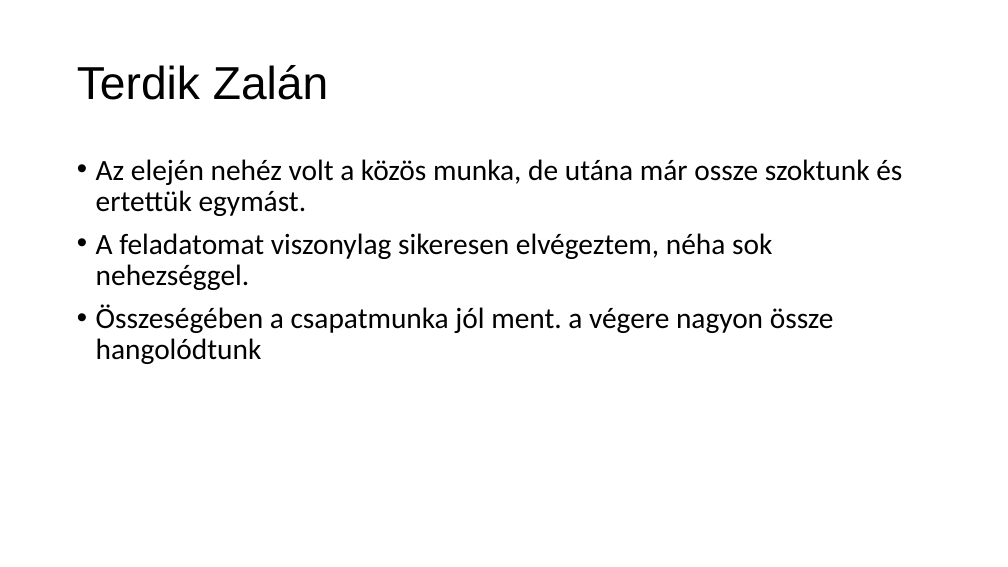
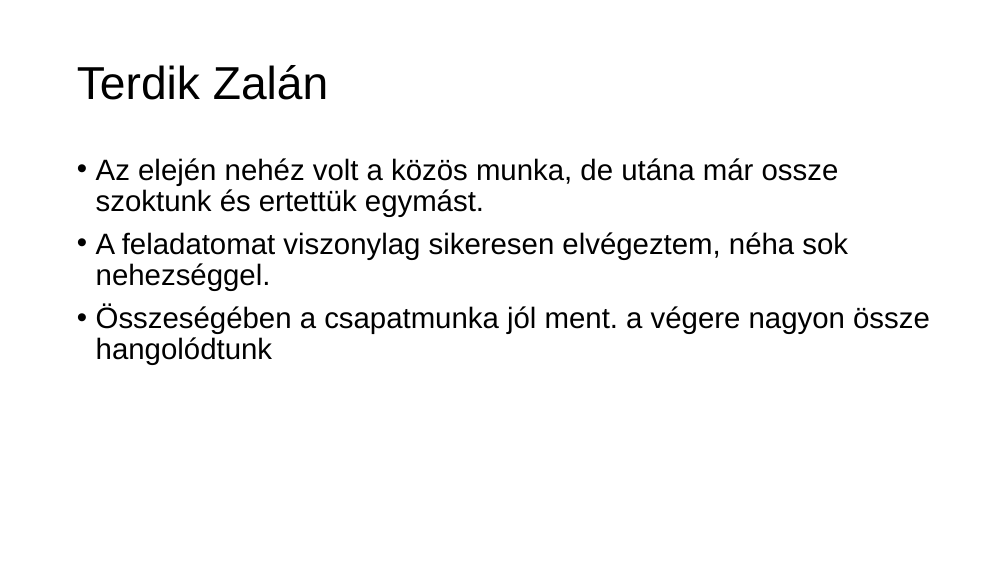
Before and after one commit to verbence/webes-projekt, a slide deck: slide 13 of PPT/tztpvb_barkacs.pptx. Drawn at 1008x567 pixels with LibreOffice and Linux fonts; fonts in the diff are those of the drawing. Boxes give left, top, right and bottom in pixels: in the first picture for what was removed or moved away, otherwise in the second. Text is boxed around its words. In the diff, an @@ line names an element or a change of style, - is before the commit and + after.

```diff
--- a/PPT/tztpvb_barkacs.pptx
+++ b/PPT/tztpvb_barkacs.pptx
@@ text "Az elején nehéz volt a ..." at [96,158,930,365]: font Calibri to Arial @@
```
Also in this commit, not shown: 1 other slide changed.
